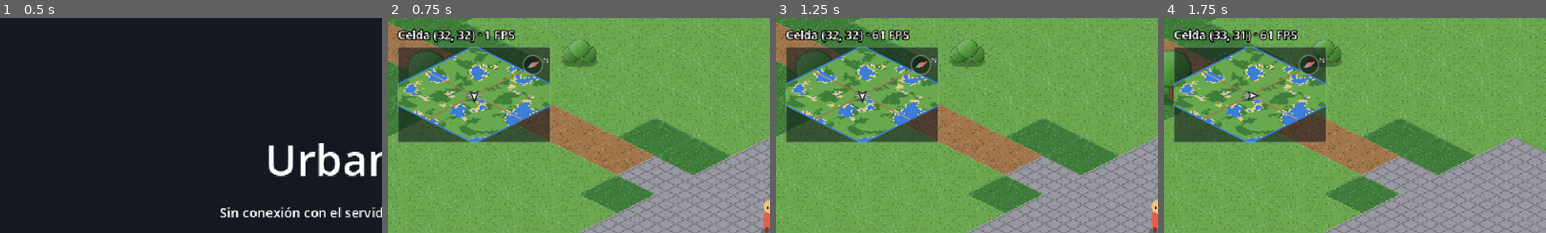
Above: before the commit, frames 1-4 (left to right).
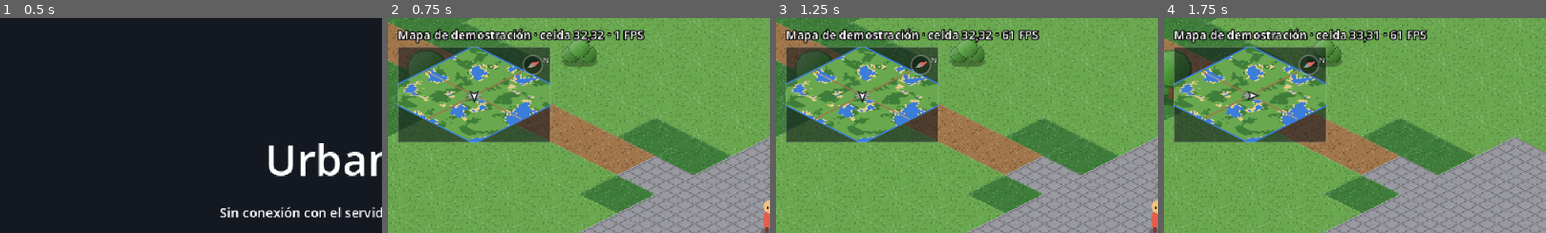
Above: after the commit, the same moments.

Repository: droni-co/UrbanCraft
Game: Godot game, scene res://scenes/main/main.tscn
The game is run twice, just before and just after one commit, with the same random seed, the same clock (stepped at 60 frames per second) and the same inputs.
Inputs (mouse positions are % of the whole screen's width and height, from its top left):
- Up to frame 1 (0.5 s): no input
- Up to frame 2 (0.75 s): click "Jugar" at 0.5 s
- Up to frame 3 (1.25 s): no input
- Up to frame 4 (1.75 s): tap Enter at 1.25 s; move the mouse to (72, 45) at 1.27 s; hold D (move_right) from 1.28 s (still down); tap E (interact) at 1.35 s; click (72, 45) at 1.42 s; tap Space at 1.52 s
The pictures show only the part of the screen within x 0-50%, y 0-50%; the shares and areas given below are measured in that part.

Frame 1 is identical in both runs. In frame 2, 2.6% of the frame differs, in the area x 2-68%, y 4-12%; in frame 3, 2.7%, in the area x 2-69%, y 4-12%; in frame 4, 2.7%.

Commit message:
feat: ubicación real del jugador y ciudad/país en la barra superior
- LocationService resuelve la ubicación al arrancar: argumentos -> GPS del
  navegador (web) -> IP pública vía backend (aproximada) -> última
  ubicación conocida -> por defecto. Antes siempre usaba Madrid.
- Backend: GET /api/v1/geo/ip (ipapi.co con respaldo ipwho.is; en
  desarrollo usa la IP pública del servidor) y GET /api/v1/geo/place
  (Nominatim por tile z14, consultando el centro del tile, cacheado en
  memoria y en la tabla geo_places, a máximo 1 petición/s).
- La barra superior muestra "Ciudad, País"; chunk y FPS solo con
  debug_info_visible. El mensaje de bienvenida indica la fuente.

Co-Authored-By: Claude Opus 5.5 <noreply@anthropic.com>

Diff:
--- a/apps/game/scenes/world/world.gd
+++ b/apps/game/scenes/world/world.gd
@@ -50,6 +50,8 @@
 var _pois := {}  # celda local -> PoiMarker
 var _poi_markers := {}  # chunk -> Array[PoiMarker]
 var _location_cell := Vector2i(-99999, -99999)
+## Ciudad y país de la zona ("Madrid, España"), del backend (Nominatim/OSM).
+var _place_label := ""
 
 
 func _ready() -> void:
@@ -77,7 +79,12 @@
 	if not res.ok or typeof(res.data) != TYPE_DICTIONARY:
 		_start_demo("Sin conexión: mapa de demostración")
 		return
+
+	if not LocationService.is_located:
+		hud.set_loading("Buscando tu ubicación...")
+		await LocationService.locate()
 	_start_real(res.data)
+	_fetch_place()
 
 
 # --- Modos --------------------------------------------------------------------
@@ -167,12 +174,19 @@
 			_location_cell = player_cell
 			hud.set_location(map_labels.location_name(grid_position))
 	# TODO(multijugador): enviar posición/celda global al servidor.
+	var parts: Array[String] = []
 	if mode == Mode.REAL:
-		var global_cell := chunks.local_to_global(player_cell)
-		var chunk := chunks.chunk_of_global(global_cell)
-		hud.set_info("Chunk %d,%d · %d FPS" % [chunk.x, chunk.y, Engine.get_frames_per_second()])
+		parts.append(_place_label if not _place_label.is_empty() else "Ubicando…")
+		if GameSettings.debug_info_visible:
+			var chunk := chunks.chunk_of_global(chunks.local_to_global(player_cell))
+			parts.append("chunk %d,%d" % [chunk.x, chunk.y])
 	else:
-		hud.set_info("Celda %s · %d FPS" % [player_cell, Engine.get_frames_per_second()])
+		parts.append("Mapa de demostración")
+		if GameSettings.debug_info_visible:
+			parts.append("celda %d,%d" % [player_cell.x, player_cell.y])
+	if GameSettings.debug_info_visible:
+		parts.append("%d FPS" % Engine.get_frames_per_second())
+	hud.set_info(" · ".join(parts))
 
 
 func _show_limit_message() -> void:
@@ -192,8 +206,7 @@
 	if not player.is_physics_processing() and chunk == chunks.chunk_of_global(anchor_cell):
 		_spawn_player_at(chunks.global_to_local(anchor_cell))
 		hud.set_loading("")
-		hud.show_message("Tu zona: %.5f, %.5f · %d m para explorar" % [
-			LocationService.latitude, LocationService.longitude, int(map_config.playRadiusMeters)], 4.0)
+		hud.show_message(_welcome_message(), 5.0)
 
 
 func _on_chunk_unloaded(chunk: Vector2i) -> void:
@@ -229,6 +242,35 @@
 	_poi_markers[chunk] = markers
 
 
+## Ciudad y país de la zona de juego. Mientras tanto usa lo que dio la fuente
+## de ubicación (la IP ya trae ciudad); reintenta si el servicio no responde.
+func _fetch_place() -> void:
+	_place_label = LocationService.hint_label
+	for attempt in 3:
+		var path := "/api/v1/geo/place?lat=%.5f&lon=%.5f" % [LocationService.latitude, LocationService.longitude]
+		var res := await Api.request_json(HTTPClient.METHOD_GET, path)
+		if res.ok and typeof(res.data) == TYPE_DICTIONARY:
+			_place_label = str(res.data.get("label", _place_label))
+			return
+		if res.status == 404 or res.status == 422:
+			return  # zona sin ciudad conocida (mar abierto, etc.)
+		await get_tree().create_timer(15.0 * (attempt + 1)).timeout
+
+
+func _welcome_message() -> String:
+	var radius := int(map_config.playRadiusMeters)
+	var where := _place_label if not _place_label.is_empty() else "%.4f, %.4f" % [LocationService.latitude, LocationService.longitude]
+	match LocationService.source:
+		"ip":
+			return "Tu zona: %s (aproximada por IP) · %d m para explorar" % [where, radius]
+		"last":
+			return "Tu zona: %s (última ubicación conocida) · %d m para explorar" % [where, radius]
+		"default":
+			return "No se pudo obtener tu ubicación: usando %s" % where
+		_:
+			return "Tu zona: %s · %d m para explorar" % [where, radius]
+
+
 func _check_catalog(config: Dictionary) -> void:
 	var server_ground: Array = config.get("catalog", {}).get("ground", [])
 	var server_props: Array = config.get("catalog", {}).get("props", [])
--- a/apps/game/scripts/autoload/game_settings.gd
+++ b/apps/game/scripts/autoload/game_settings.gd
@@ -65,6 +65,10 @@
 		minimap_settings_changed.emit()
 
 
+## Información de depuración (chunk, FPS) en la barra superior.
+var debug_info_visible := OS.is_debug_build()
+
+
 # --- Etiquetas del mapa (nombres de calles, lugares y portales) -------------------
 
 ## Nombres de calles pintados sobre el asfalto.
--- a/apps/game/scripts/autoload/location_service.gd
+++ b/apps/game/scripts/autoload/location_service.gd
@@ -1,46 +1,186 @@
 extends Node
 ## Ubicación real del jugador. Autoload "LocationService".
 ##
-## Fuentes, en orden de prioridad:
-##   1. Argumentos:  godot --path apps/game -- --lat=40.42 --lon=-3.6887
-##   2. GPS del dispositivo (TODO: requiere un plugin de Android/iOS)
-##   3. Ajustes de proyecto urbancraft/map/default_latitude/longitude
+## Al arrancar se resuelve una sola vez (`locate()`), probando en orden:
+##   1. Argumentos:  godot --path apps/game -- --lat=40.42 --lon=-3.6887   (exacta)
+##   2. GPS del navegador (export web, navigator.geolocation)            (exacta)
+##   3. GPS nativo de Android/iOS (TODO: requiere un plugin)               (exacta)
+##   4. IP pública, vía backend GET /api/v1/geo/ip              (aproximada, ~ciudad)
+##   5. Última ubicación conocida (user://location.cfg)
+##   6. Ajustes de proyecto urbancraft/map/default_latitude/longitude
+##
+## En PC no hay GPS: la posición sale de la IP y puede fallar por varios km.
+## Para probar una ubicación concreta usa los argumentos --lat/--lon.
 ##
 ## Modo híbrido: esta ubicación es el "ancla". El jugador se mueve libremente
 ## dentro de un radio (playRadiusMeters del servidor) alrededor de ella.
 
 signal location_changed(latitude: float, longitude: float)
+## Se emite cuando `locate()` termina (con la fuente que se usó).
+signal located(source: String)
 
 const SETTING_LAT := "urbancraft/map/default_latitude"
 const SETTING_LON := "urbancraft/map/default_longitude"
+const LAST_LOCATION_PATH := "user://location.cfg"
+const BROWSER_TIMEOUT_SECONDS := 15.0
+
+const SOURCE_NAMES := {
+	"args": "argumentos",
+	"browser": "GPS del navegador",
+	"gps": "GPS",
+	"ip": "aproximada por IP",
+	"last": "última ubicación conocida",
+	"default": "ubicación por defecto",
+}
 
 var latitude := 0.0
 var longitude := 0.0
-## "args", "gps" o "default"
+## "args", "browser", "gps", "ip", "last" o "default".
 var source := "default"
+## Precisión estimada en metros (-1 = desconocida).
+var accuracy_m := -1.0
+## Ciudad/país informados por la fuente (solo IP), para mostrar mientras tanto.
+var hint_label := ""
+var is_located := false
+
+var _locating := false
+var _js_callbacks: Array = []  # mantiene vivas las callbacks de JavaScript
 
 
 func _ready() -> void:
 	latitude = ProjectSettings.get_setting(SETTING_LAT, 40.4200)
 	longitude = ProjectSettings.get_setting(SETTING_LON, -3.6887)
+	# Empieza a ubicar ya, en paralelo con la pantalla inicial.
+	locate.call_deferred()
 
-	var args := _parse_args()
-	if args.has("lat") and args.has("lon"):
-		latitude = clampf(float(args.lat), -85.0, 85.0)
-		longitude = wrapf(float(args.lon), -180.0, 180.0)
-		source = "args"
+
+func is_precise() -> bool:
+	return source in ["args", "browser", "gps"]
+
+
+func source_name() -> String:
+	return SOURCE_NAMES.get(source, source)
 
 
 func has_gps() -> bool:
-	return false  # TODO: integrar plugin de geolocalización para Android/iOS
+	return false  # TODO: plugin de geolocalización para Android/iOS (ver docs)
+
+
+## Resuelve la ubicación (una sola vez; llamadas concurrentes esperan la misma).
+func locate() -> void:
+	if is_located:
+		return
+	if _locating:
+		await located
+		return
+	_locating = true
+
+	var found := _from_args()
+	if not found and OS.has_feature("web"):
+		found = await _from_browser()
+	if not found:
+		found = await _from_ip()
+	if not found:
+		found = _from_last_known()
+	# Si nada funcionó, quedan las coordenadas por defecto (source = "default").
+
+	if source in ["browser", "gps", "ip"]:
+		_save_last_known()
+	_locating = false
+	is_located = true
+	located.emit(source)
+	location_changed.emit(latitude, longitude)
 
 
 ## Para el plugin de GPS (o pruebas): actualiza la ubicación real.
-func set_location(lat: float, lon: float, from_source := "gps") -> void:
-	latitude = lat
-	longitude = lon
+func set_location(lat: float, lon: float, from_source := "gps", accuracy := -1.0) -> void:
+	latitude = clampf(lat, -85.0, 85.0)
+	longitude = wrapf(lon, -180.0, 180.0)
 	source = from_source
-	location_changed.emit(lat, lon)
+	accuracy_m = accuracy
+	if from_source in ["browser", "gps"]:
+		_save_last_known()
+	location_changed.emit(latitude, longitude)
+
+
+# --- Fuentes -------------------------------------------------------------------
+
+func _from_args() -> bool:
+	var args := _parse_args()
+	if not (args.has("lat") and args.has("lon")):
+		return false
+	_apply(float(args.lat), float(args.lon), "args", 0.0)
+	return true
+
+
+## navigator.geolocation (el navegador pide permiso al jugador).
+func _from_browser() -> bool:
+	var navigator = JavaScriptBridge.get_interface("navigator")
+	if navigator == null or navigator.geolocation == null:
+		return false
+	var state := {"done": false, "ok": false}
+	var on_success := JavaScriptBridge.create_callback(func(args: Array) -> void:
+		var coords = args[0].coords
+		_apply(float(coords.latitude), float(coords.longitude), "browser", float(coords.accuracy))
+		state.ok = true
+		state.done = true)
+	var on_error := JavaScriptBridge.create_callback(func(_args: Array) -> void:
+		state.done = true)
+	_js_callbacks = [on_success, on_error]
+	var options = JavaScriptBridge.create_object("Object")
+	options.enableHighAccuracy = true
+	options.timeout = int(BROWSER_TIMEOUT_SECONDS * 1000)
+	options.maximumAge = 60000
+	navigator.geolocation.getCurrentPosition(on_success, on_error, options)
+
+	var deadline := Time.get_ticks_msec() + int((BROWSER_TIMEOUT_SECONDS + 2.0) * 1000)
+	while not state.done and Time.get_ticks_msec() < deadline:
+		await get_tree().process_frame
+	_js_callbacks.clear()
+	return state.ok
+
+
+## Ubicación aproximada por IP: la resuelve el backend (proveedor intercambiable).
+func _from_ip() -> bool:
+	var res: Dictionary = await Api.request_json(HTTPClient.METHOD_GET, "/api/v1/geo/ip")
+	if not res.ok or typeof(res.data) != TYPE_DICTIONARY:
+		return false
+	var d: Dictionary = res.data
+	if not (d.has("latitude") and d.has("longitude")):
+		return false
+	_apply(float(d.latitude), float(d.longitude), "ip", float(d.get("accuracyKm", 10)) * 1000.0)
+	var parts := []
+	for key in ["city", "country"]:
+		if d.get(key) is String and not str(d[key]).is_empty():
+			parts.append(d[key])
+	hint_label = ", ".join(parts)
+	return true
+
+
+func _from_last_known() -> bool:
+	var cfg := ConfigFile.new()
+	if cfg.load(LAST_LOCATION_PATH) != OK or not cfg.has_section_key("location", "latitude"):
+		return false
+	_apply(float(cfg.get_value("location", "latitude")), float(cfg.get_value("location", "longitude")),
+		"last", float(cfg.get_value("location", "accuracy_m", -1.0)))
+	return true
+
+
+func _save_last_known() -> void:
+	var cfg := ConfigFile.new()
+	cfg.set_value("location", "latitude", latitude)
+	cfg.set_value("location", "longitude", longitude)
+	cfg.set_value("location", "accuracy_m", accuracy_m)
+	cfg.set_value("location", "source", source)
+	cfg.set_value("location", "saved_at", Time.get_unix_time_from_system())
+	cfg.save(LAST_LOCATION_PATH)
+
+
+func _apply(lat: float, lon: float, from_source: String, accuracy: float) -> void:
+	latitude = clampf(lat, -85.0, 85.0)
+	longitude = wrapf(lon, -180.0, 180.0)
+	source = from_source
+	accuracy_m = accuracy
 
 
 func _parse_args() -> Dictionary:
Not shown, changed: apps/backend/.adonisjs/client/manifest.d.ts
Not shown, changed: apps/backend/.adonisjs/client/registry/index.ts
Not shown, changed: apps/backend/.adonisjs/client/registry/schema.d.ts
Not shown, changed: apps/backend/.adonisjs/client/registry/tree.d.ts
Not shown, changed: apps/backend/.adonisjs/server/controllers.ts
Not shown, changed: apps/backend/.adonisjs/server/routes.d.ts
Not shown, changed: apps/backend/.env.example
Not shown, changed: apps/backend/.env.test
Not shown, changed: apps/backend/adonisrc.ts
Not shown, added: apps/backend/app/controllers/geo_controller.ts
Not shown, added: apps/backend/app/geo/providers/ip_locator.ts
Not shown, added: apps/backend/app/geo/providers/nominatim_geocoder.ts
(and 12 more such lines)
